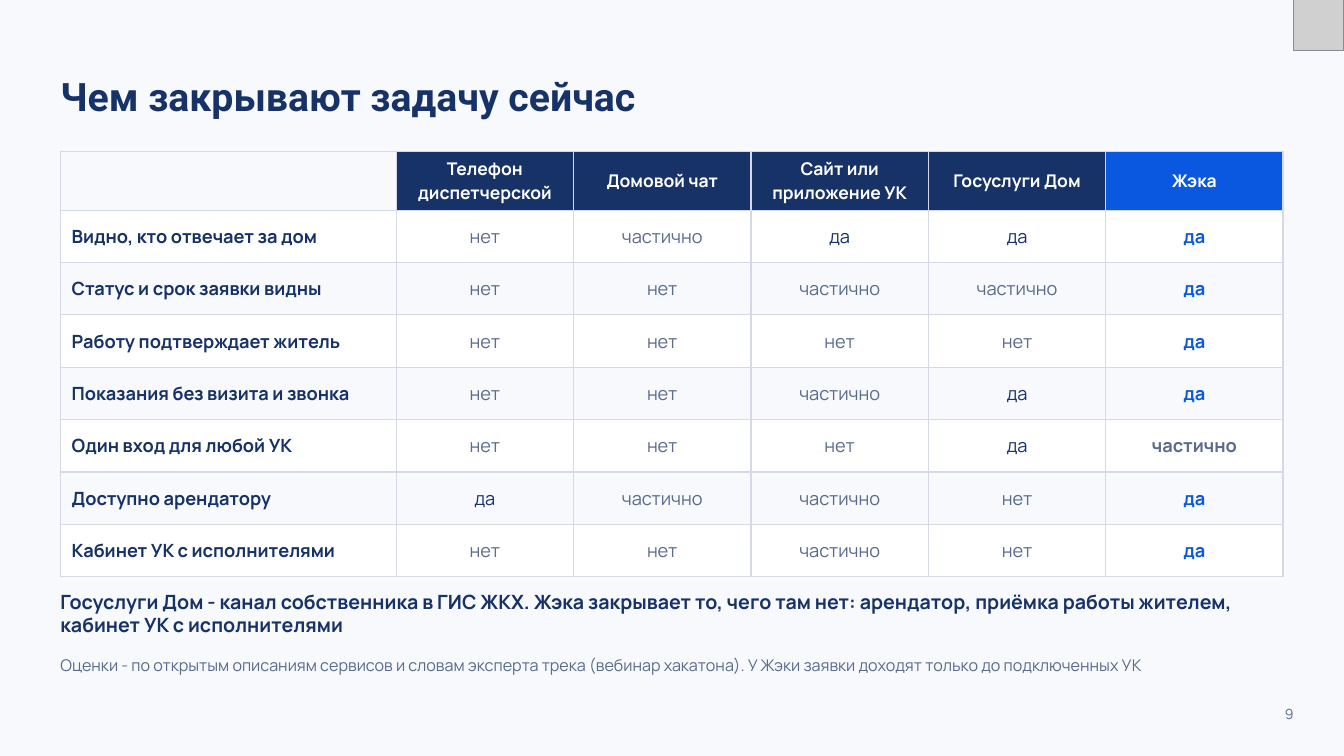
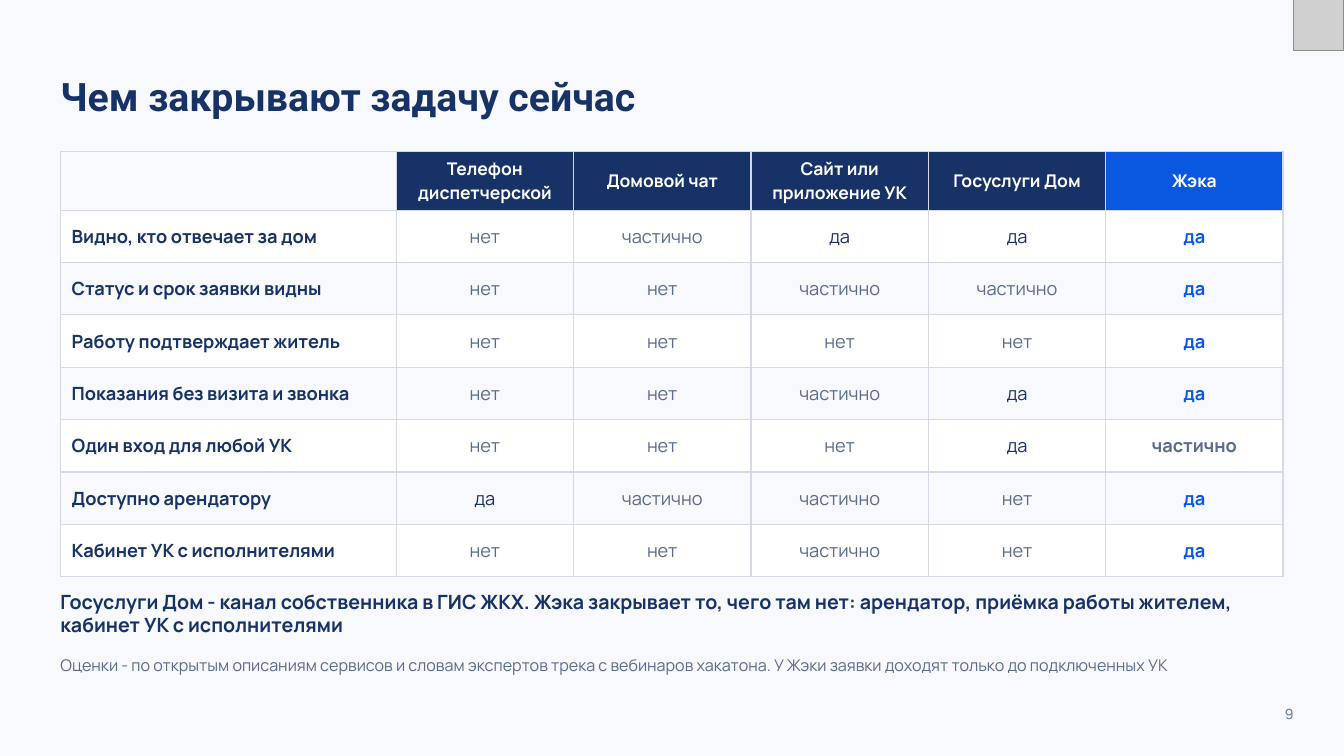
Before and after one commit to K1rL3s/vkmax-mobilization, a slide deck: slide 9 of docs/preza/zheka.pptx. Drawn at 1344x756 pixels with LibreOffice and Linux fonts; fonts in the diff are those of the drawing; grey boxes stand for pictures. Boxes give left, top, right and bottom in pixels: in the first picture for what was removed or moved away, otherwise in the second. Text is boxed around its words. In the diff, an @@ line names an element or a change of style, - is before the commit and + after.

```diff
--- a/docs/preza/zheka.pptx
+++ b/docs/preza/zheka.pptx
@@ text at [60, 659, 1168, 675]: text changed @@
-Оценки - по открытым описаниям сервисов и словам эксперта трека (вебинар хакатона). У Жэки заявки доходят только до подключенных УК
+Оценки - по открытым описаниям сервисов и словам экспертов трека с вебинаров хакатона. У Жэки заявки доходят только до подключенных УК
```
Also in this commit, not shown: 4 other slides changed, 3 other files.
